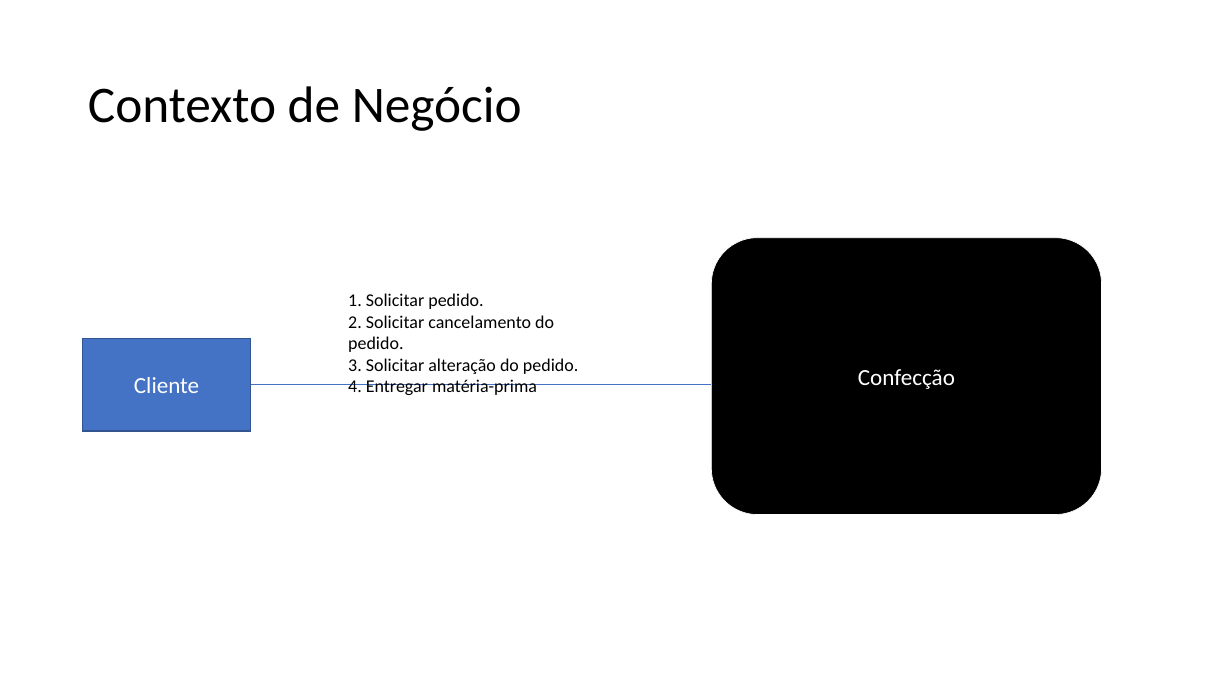
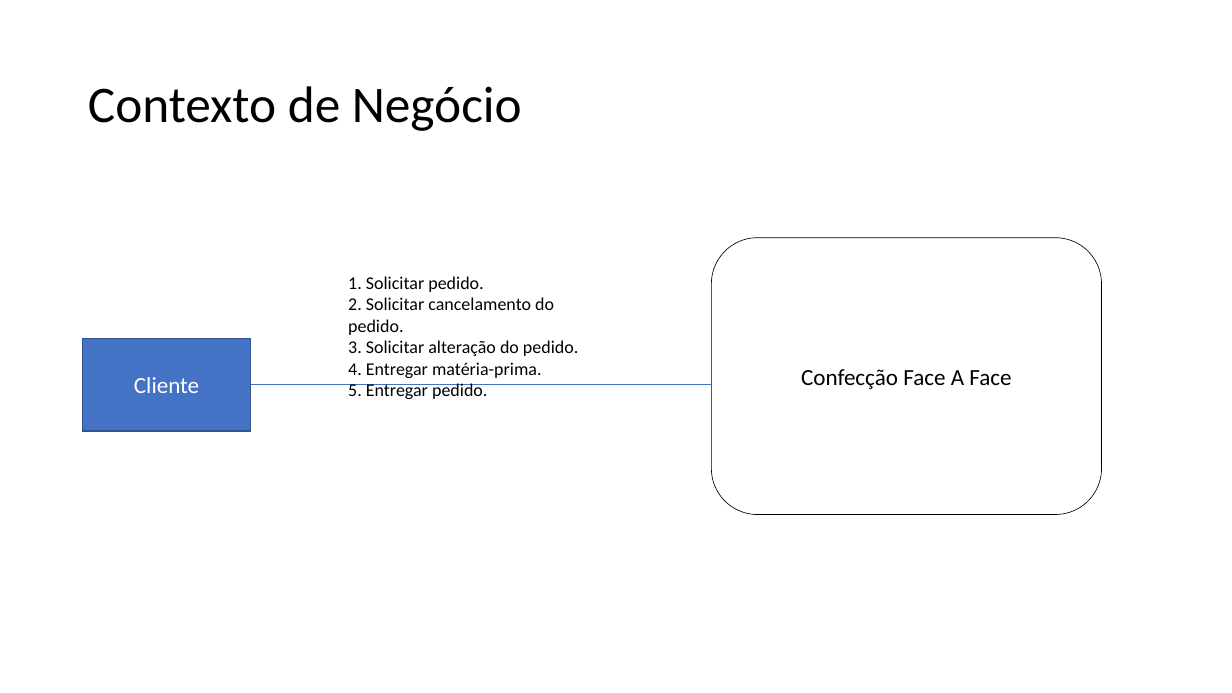
Before and after one commit to cferreiras/ARTEFATOS-ENIAC, a slide deck: slide 1 of 15. Arquitetura de Negócio para cada Cenário.pptx. Drawn at 1232x693 pixels with LibreOffice and Linux fonts; fonts in the diff are those of the drawing. Boxes give left, top, right and bottom in pixels: in the first picture for what was removed or moved away, otherwise in the second. Text is boxed around its words. In the diff, an @@ line names an element or a change of style, - is before the commit and + after.

```diff
--- a/15. Arquitetura de Negócio para cada Cenário.pptx
+++ b/15. Arquitetura de Negócio para cada Cenário.pptx
@@ rounded rectangle "Confecção Face A Face" at <box>712,238,1102,515</box>: fill #000000 to #FFFFFF; outline #FFFFFF 0.5 pt to #000000 0.5 pt @@
@@ text "1. Solicitar pedido.": place and size @@
-text "1. Solicitar pedido." at <box>348,293,578,395</box>
+text "1. Solicitar pedido." at <box>348,276,578,396</box>
@@ text at <box>348,362,542,396</box>: text changed @@
-4. Entregar matéria-prima
+4. Entregar matéria-prima.
+5. Entregar pedido.
@@ text in rounded rectangle at <box>801,369,1011,389</box>: text changed; text colour #FFFFFF to #000000 @@
-Confecção
+Confecção Face A Face
```
Also in this commit, not shown: 5 other slides changed, 1 slide added, 7 other files.
